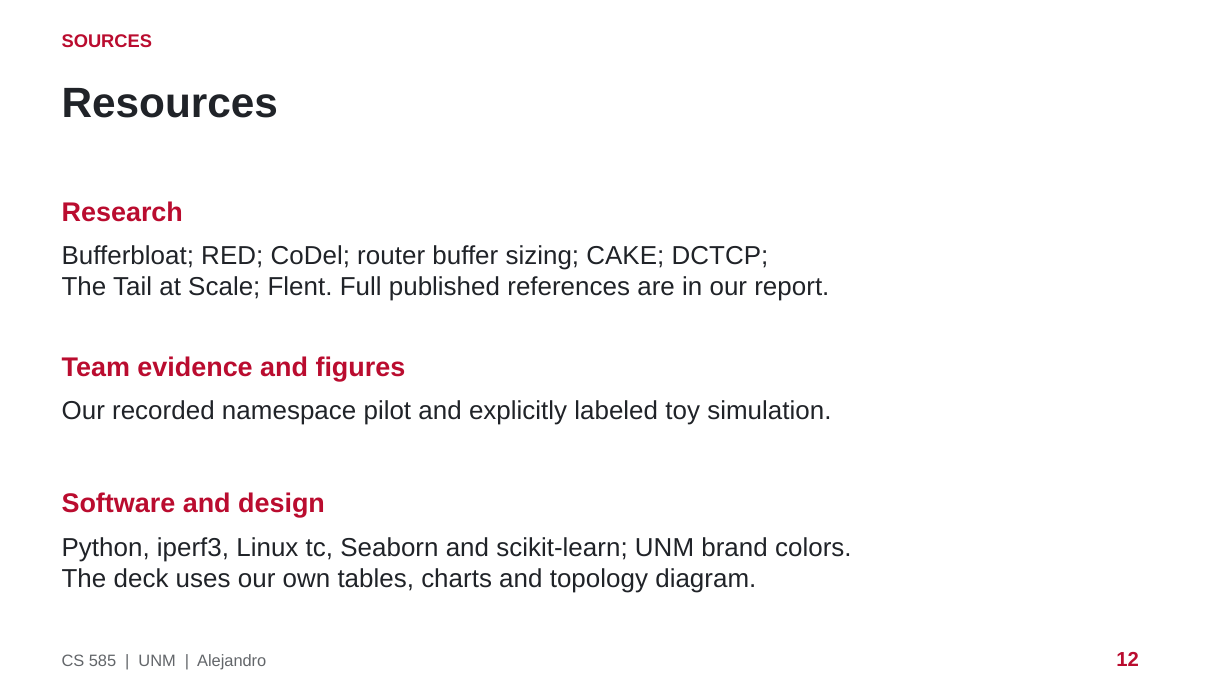
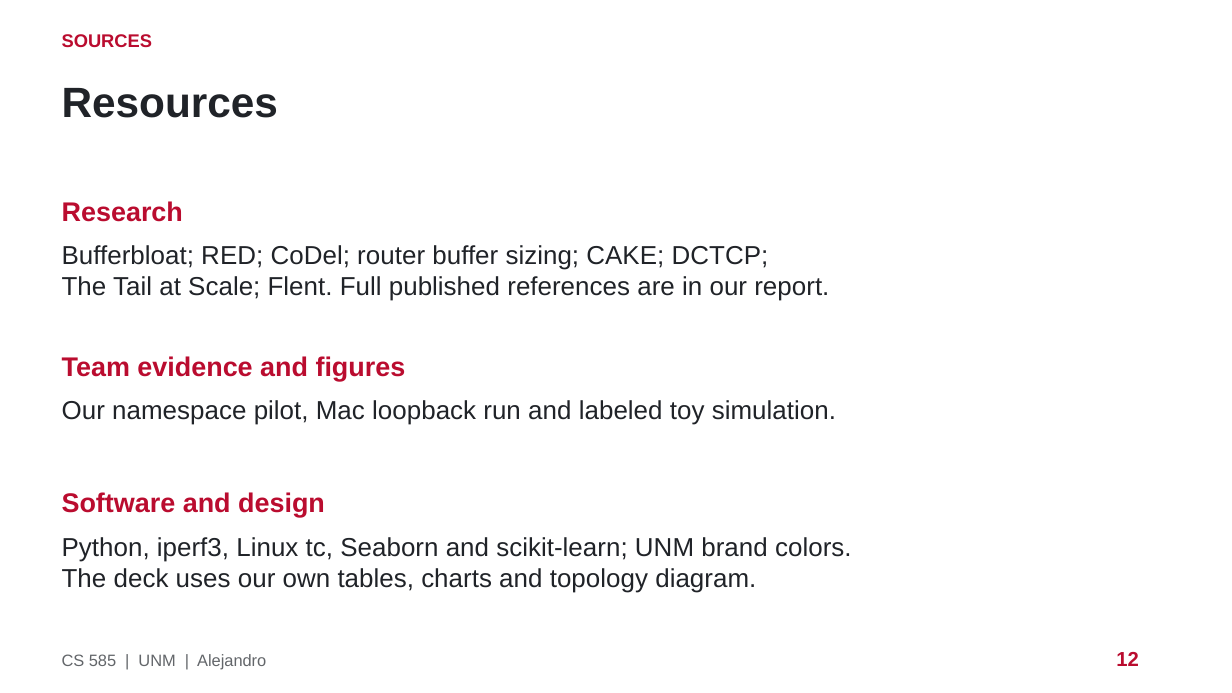
Before and after one commit to srgangaram-swe/networks_project, a slide deck: slide 12 of deliverables/project-presentation-reviewed.pptx. Drawn at 1232x693 pixels with LibreOffice and Linux fonts; fonts in the diff are those of the drawing. Boxes give left, top, right and bottom in pixels: in the first picture for what was removed or moved away, otherwise in the second. Text is boxed around its words. In the diff, an @@ line names an element or a change of style, - is before the commit and + after.

Commit message:
Publish loopback evidence and update the report and slides

```diff
--- a/deliverables/project-presentation-reviewed.pptx
+++ b/deliverables/project-presentation-reviewed.pptx
@@ text at box(62, 400, 836, 425): text changed @@
-Our recorded namespace pilot and explicitly labeled toy simulation.
+Our namespace pilot, Mac loopback run and labeled toy simulation.
```
Also in this commit, not shown: 2 other slides changed, 1 slide added, 1 slide removed, 34 other files.
